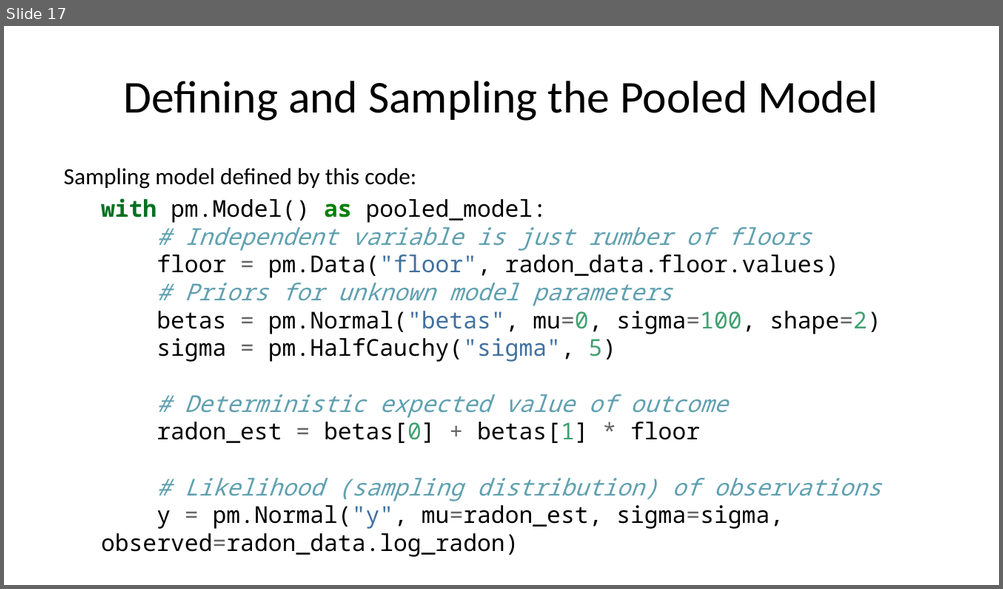
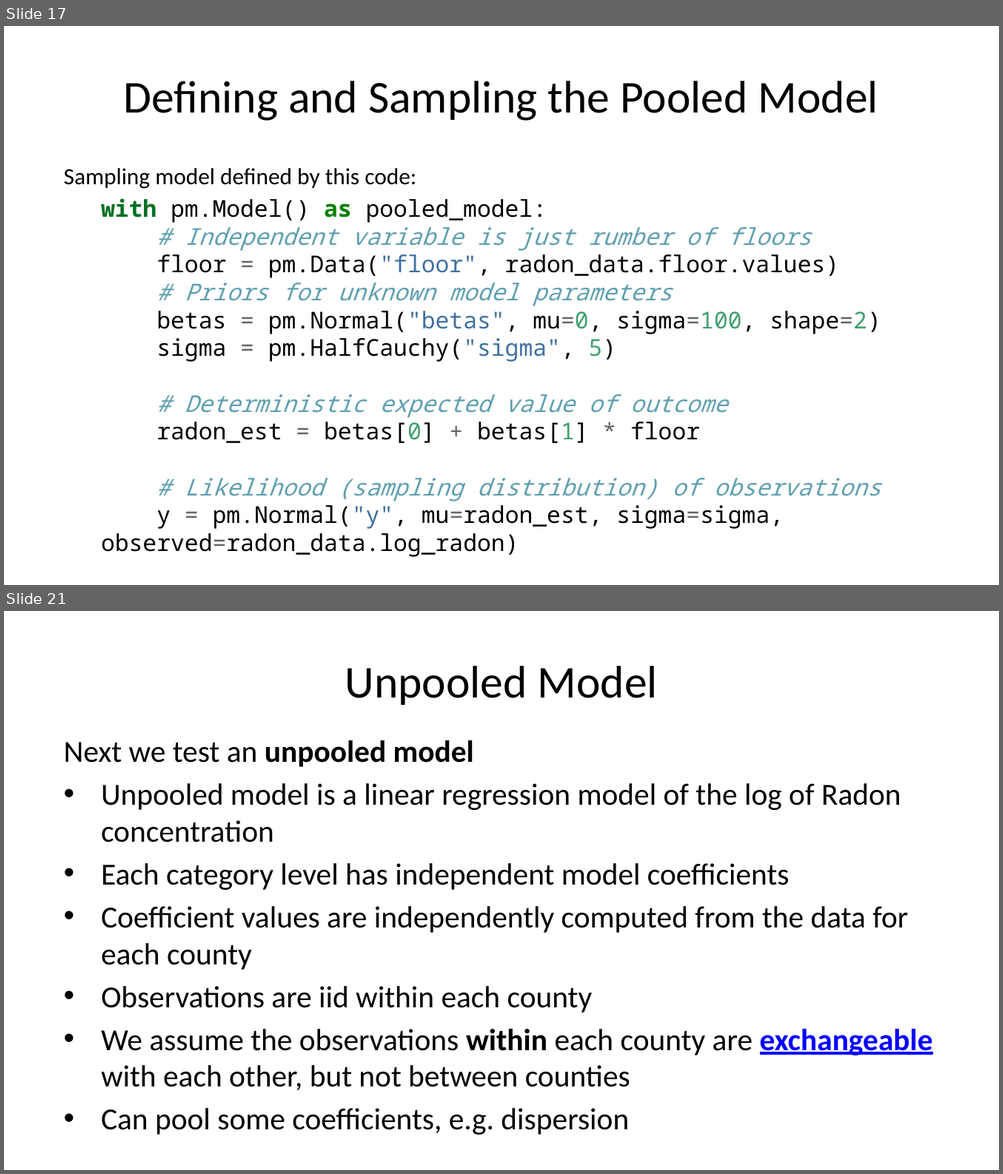
Before and after one commit to StephenElston/CSCI-E-83, a slide deck: LectureSlides/14_HierarchicalBayesModels.pptx. Shown one above the other, each under a label of ours: slide 17 before the commit, slides 17 and 21 after it; the slides between them are not shown. The pictures are 1003x589 and 1003x1174 pixels, drawn with LibreOffice and Linux fonts; fonts in the diff are those of the drawing. Boxes give left, top, right and bottom in pixels: in the first picture for what was removed or moved away, otherwise in the second. Text is boxed around its words. In the diff, an @@ line names an element or a change of style, - is before the commit and + after.

```diff
--- a/LectureSlides/14_HierarchicalBayesModels.pptx
+++ b/LectureSlides/14_HierarchicalBayesModels.pptx
@@ slide 21 added at [4,611,999,1170], background #FFFFFF @@
@@ title added at [345,666,657,705], 33 pt, text #000000 @@
+Unpooled Model
@@ text added at [64,741,933,1135], 22.2 pt, text #000000 @@
+Next we test an unpooled model
+• Unpooled model is a linear regression model of the log of Radon concentration
+• Each category level has independent model coefficients
+• Coefficient values are independently computed from the data for each county
+• Observations are iid within each county
+• We assume the observations within each county are exchangeable with each other, but not between counties
+• Can pool some coefficients, e.g. dispersion
```
Also in this commit, not shown: 4 slides changed, 5 other slides added.
